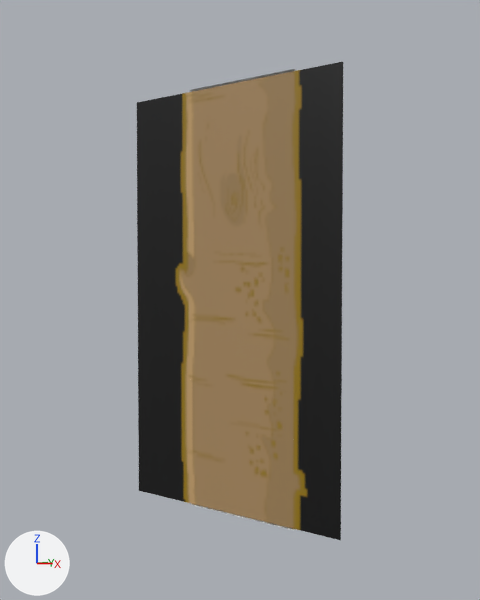
A saved change to the Blender file Content/PuffBOMB/3D/Mountain/DarkLogV1.blend.
Before and after are seen from a camera (50 mm lens) standing at (11.97, -13.55, 5.64) and looking at (2.65, 0.03, 5.05). Lighting does not change. The marker at lower left points along +X, +Y and +Z.
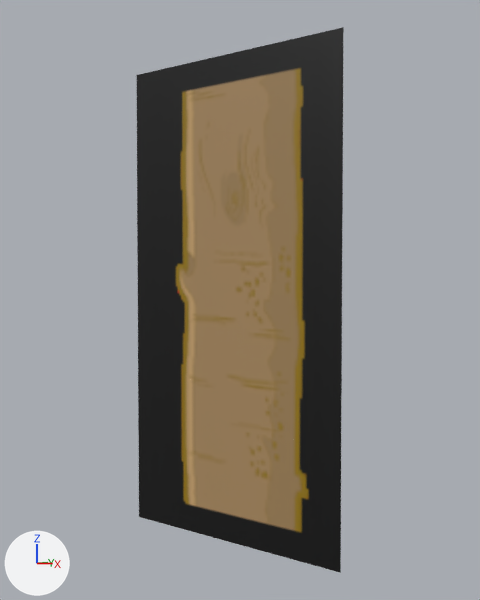
What differs and where, as boxes (x1, y1, x2, y2) in the pictures (480 x 600 px):
'Plane', recoloured, reshaped (14% taller)
    before: (137, 62, 343, 540)
    after: (137, 27, 344, 573)

Patch to the scene script:
```diff
--- a/Content/PuffBOMB/3D/Mountain/DarkLogV1.blend.py
+++ b/Content/PuffBOMB/3D/Mountain/DarkLogV1.blend.py
@@ img_darklog1_png_001 @@
+img_darklog1_png_001 = load_image('DarkLog1.png.001', '../../Textures/Foregrounds/Mountain/DarkLog1.png', 208, 104, 'Non-Color')
@@ mat_darklog1_png_001 @@
+mat_darklog1_png_001 = principled_material('DarkLog1.png.001')
+mat_darklog1_png_001.texture = img_darklog1_png_001
@@ me_plane @@
 me_plane.from_pydata(...)  # 4 vertices, 1 face; spans x 0.0..1.73, y 0.0..1.0, z 0.2
 # used by ob_plane; location = (5.8, 0.4, 0.0); rotation_euler = (1.571, -1.571, 0.0), in degrees (90, -90, 0); scale = (5.83, 5.83, 5.83)
-me_plane.vertices[0].co = (1.73, 1.0, 0.2)  # pixel (136, 102)
-me_plane.vertices[1].co = (1.73, 0.0, 0.2)  # pixel (343, 61)
-me_plane.vertices[2].co = (0.0, 0.0, 0.2)  # pixel (340, 540)
-me_plane.vertices[3].co = (0.0, 1.0, 0.2)  # pixel (138, 490)
-me_plane.materials.append(mat_darklog1_png)  # picture img_darklog1_png
+# me_plane part 1
+me_plane.vertices[0].co = (1.85, 1.0, 0.2)  # pixel (136, 75)
+me_plane.vertices[1].co = (1.85, 0.0, 0.2)  # pixel (343, 27)
+me_plane.vertices[2].co = (-0.12, 0.0, 0.2)  # pixel (340, 572)
+me_plane.vertices[3].co = (-0.12, 1.0, 0.2)  # pixel (138, 516)
+me_plane.materials.append(mat_darklog1_png_001)  # picture img_darklog1_png_001
```
